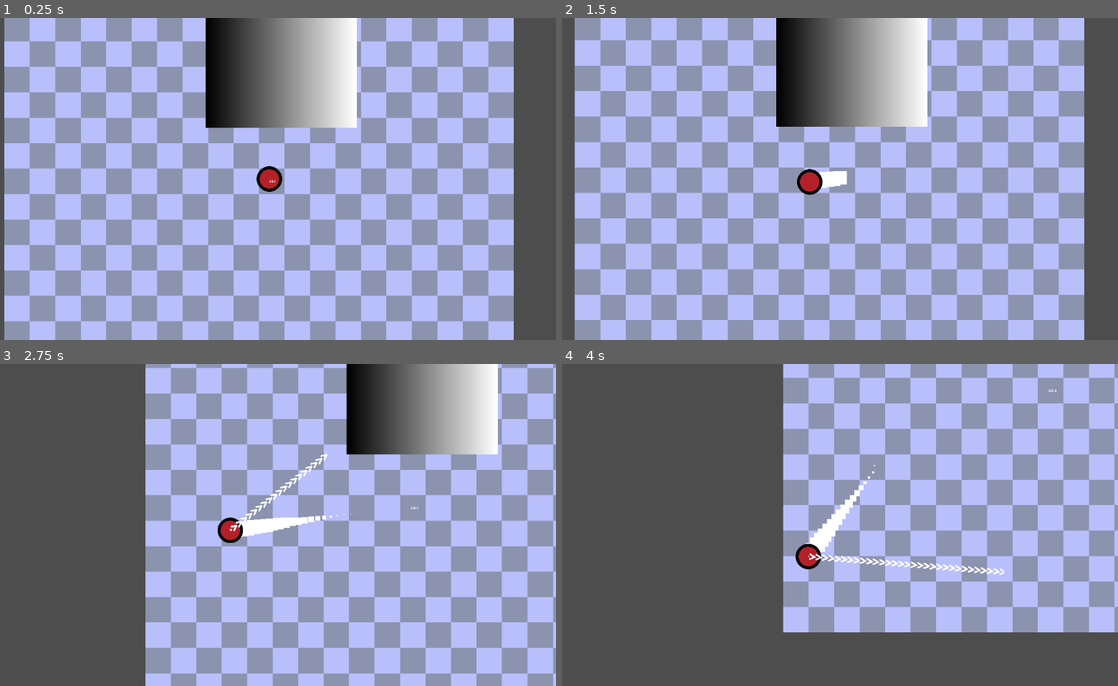
Above: before the commit, frames 1-4 (two rows, left to right).
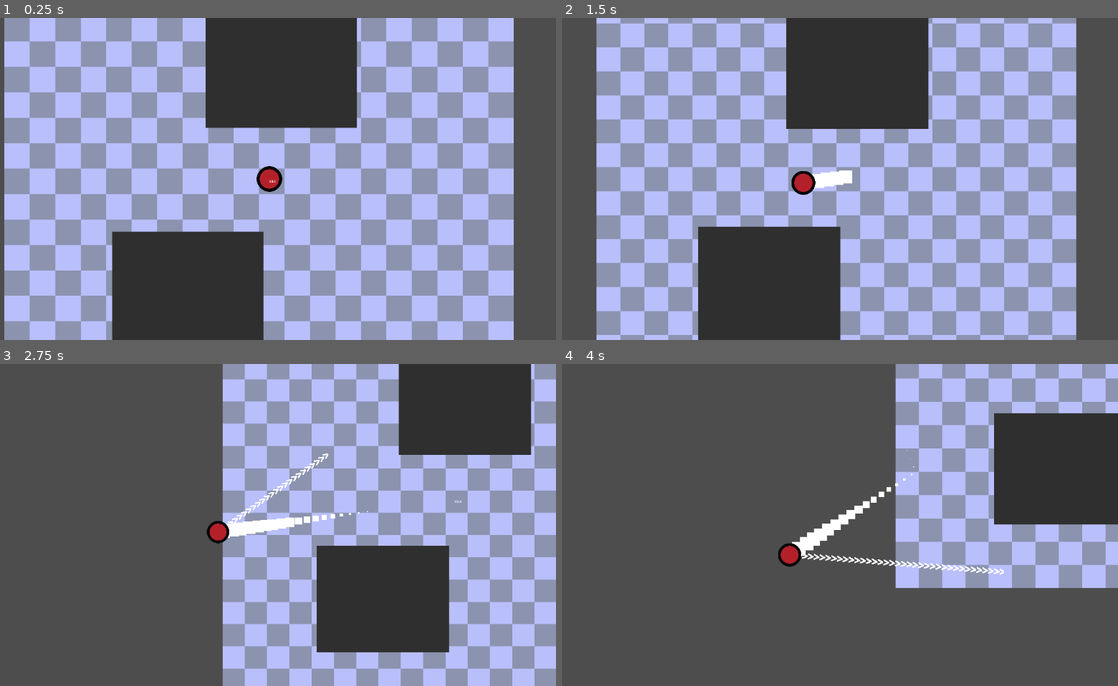
Above: after the commit, the same moments.

Repository: Iviv122/speed-demon
Game: Godot game, scene res://scenes/test.tscn
Same seed, same stepped clock (60 frames per second), same inputs: the game is played once before the commit and once after it.
Inputs (mouse positions are in pixels of both pictures, inside the frame that each line leads up to):
- Up to frame 1 (0.25 s): no input
- Up to frame 2 (1.5 s): tap Enter at 0.5 s; move the mouse to (956, 162) at 0.52 s; press the mouse at (956, 162) at 0.53 s; hold Right 0.53-1.28 s; move the mouse to (717, 195) at 1.27 s; release the mouse at (717, 195) at 1.28 s; hold Down from 1.28 s (still down); click (717, 195) at 1.35 s
- Up to frame 3 (2.75 s): move the mouse to (328, 454) at 2.02 s; release Down at 2.03 s; press the mouse at (328, 454) at 2.03 s; hold Right from 2.03 s (still down); tap Alt at 2.1 s
- Up to frame 4 (4 s): move the mouse to (801, 589) at 2.77 s; release Right at 2.78 s; release the mouse at (801, 589) at 2.78 s; hold Up 2.78-3.53 s; tap Shift at 2.85 s; click (801, 589) at 3.05 s; move the mouse to (1001, 573) at 3.52 s; press the mouse at (1001, 573) at 3.53 s; hold Left from 3.53 s (still down)

The runs differ from the first frame. In frame 1, 17% of the frame differs, in the area x 20-65%, y 0-100%; in frame 2, 51%; in frame 3, 53%, in the area x 26-100%, y 0-100%; in frame 4, 43%.

Commit message:
zoom effect

Diff:
--- a/assets/player.tscn
+++ b/assets/player.tscn
@@ -8,27 +8,22 @@
 [ext_resource type="Texture2D" uid="uid://bd7gash8wxtyo" path="res://raw_assets/sprites/arrow.png" id="5_nsdob"]
 [ext_resource type="Shader" uid="uid://da3yqgdmhuxu1" path="res://shaders/textureshift.gdshader" id="5_yceh7"]
 
-[sub_resource type="CircleShape2D" id="CircleShape2D_bl13t"]
-radius = 63.0
-
 [sub_resource type="ShaderMaterial" id="ShaderMaterial_uovkd"]
 shader = ExtResource("5_yceh7")
 shader_parameter/x_speed = -15.0
 shader_parameter/y_speed = 0.0
 
+[sub_resource type="CircleShape2D" id="CircleShape2D_bl13t"]
+radius = 63.0
+
 [node name="Player" type="CharacterBody2D" unique_id=660741308]
 script = ExtResource("1_insbl")
-speed = 1000.0
+speed = 1500.0
 collide_effect = ExtResource("2_yceh7")
+cam_zoom = Vector2(0.4, 0.4)
+speed_cam_zoom = Vector2(0.35, 0.35)
+zoom_speed = 0.2
 metadata/_custom_type_script = "uid://c722fksxqbexu"
-
-[node name="Trail" parent="." unique_id=379838340 instance=ExtResource("2_rug40")]
-
-[node name="Sprite2D" type="Sprite2D" parent="." unique_id=398371795]
-texture = ExtResource("3_mxi64")
-
-[node name="CollisionShape2D" type="CollisionShape2D" parent="." unique_id=955774077]
-shape = SubResource("CircleShape2D_bl13t")
 
 [node name="Line2D" type="Line2D" parent="." unique_id=453872024 node_paths=PackedStringArray("player")]
 texture_filter = 1
@@ -41,3 +36,11 @@
 script = ExtResource("5_mxi64")
 player = NodePath("..")
 metadata/_custom_type_script = "uid://di133u80lqh3"
+
+[node name="Trail" parent="." unique_id=379838340 instance=ExtResource("2_rug40")]
+
+[node name="Sprite2D" type="Sprite2D" parent="." unique_id=398371795]
+texture = ExtResource("3_mxi64")
+
+[node name="CollisionShape2D" type="CollisionShape2D" parent="." unique_id=955774077]
+shape = SubResource("CircleShape2D_bl13t")
--- a/objects/player/player_movement.gd
+++ b/objects/player/player_movement.gd
@@ -4,6 +4,11 @@
 @export var speed : float = 450
 @export var player_radius : float = 63
 @export var collide_effect : PackedScene
+@export var camera : Camera2D
+
+@export var cam_zoom : Vector2
+@export var speed_cam_zoom : Vector2
+@export var zoom_speed : float = 0.4
 
 signal died()
 
@@ -12,6 +17,8 @@
 
 var direction : Vector2 = Vector2(0,0)
 var pressed : bool = false
+
+var t : Tween
 
 func _ready():
 	Engine.time_scale = 1
@@ -35,10 +42,25 @@
 	died.emit()
 
 func turn_on() -> void:
+
+	if t:
+		t.kill()
+
+	t = get_tree().create_tween()
+	t.tween_property(camera,"zoom",speed_cam_zoom,zoom_speed)
+
 	start.emit()
 	Engine.time_scale = 0.3
 
 func turn_off() -> void:
+
+	if t:
+		t.kill()
+
+	t = get_tree().create_tween()
+	t.tween_property(camera,"zoom",cam_zoom,zoom_speed)
+
+
 	ended.emit()
 	Engine.time_scale = 1
 
--- a/scenes/test.tscn
+++ b/scenes/test.tscn
@@ -4,11 +4,14 @@
 [ext_resource type="Texture2D" uid="uid://b4il8cwkkmdf6" path="res://raw_assets/sprites/tilefloor.png" id="2_bl13t"]
 [ext_resource type="Script" uid="uid://b0cu5aqopu7qr" path="res://objects/ui/fpscounter.gd" id="4_74lek"]
 [ext_resource type="Script" uid="uid://wkuhl2e5xc" path="res://objects/camera/cam_follow.gd" id="4_j5jx5"]
+[ext_resource type="PackedScene" uid="uid://c4iesjw2jgk87" path="res://assets/collide_effect.tscn" id="5_j5jx5"]
 
 [sub_resource type="RectangleShape2D" id="RectangleShape2D_j5jx5"]
 size = Vector2(760, 612)
 
 [sub_resource type="Gradient" id="Gradient_j5jx5"]
+offsets = PackedFloat32Array(1)
+colors = PackedColorArray(0.18717614, 0.18717614, 0.18717614, 1)
 
 [sub_resource type="GradientTexture2D" id="GradientTexture2D_lpvoh"]
 gradient = SubResource("Gradient_j5jx5")
@@ -22,7 +25,8 @@
 region_enabled = true
 region_rect = Rect2(0, 0, 2560, 2560)
 
-[node name="Player" parent="." unique_id=660741308 instance=ExtResource("2_74lek")]
+[node name="Player" parent="." unique_id=660741308 node_paths=PackedStringArray("camera") instance=ExtResource("2_74lek")]
+camera = NodePath("../Camera2D")
 
 [node name="Camera2D" type="Camera2D" parent="." unique_id=1639635233 node_paths=PackedStringArray("target")]
 zoom = Vector2(0.4, 0.4)
@@ -37,6 +41,19 @@
 script = ExtResource("4_74lek")
 metadata/_custom_type_script = "uid://b0cu5aqopu7qr"
 
+[node name="StaticBody2D2" type="StaticBody2D" parent="." unique_id=732794801]
+position = Vector2(-410, 571)
+
+[node name="CollisionShape2D" type="CollisionShape2D" parent="StaticBody2D2" unique_id=864744839]
+shape = SubResource("RectangleShape2D_j5jx5")
+
+[node name="Sprite2D" type="Sprite2D" parent="StaticBody2D2" unique_id=1097429346]
+scale = Vector2(11.875, 9.5625)
+texture = SubResource("GradientTexture2D_lpvoh")
+
+[node name="CollideEffect" parent="StaticBody2D2" unique_id=1684433581 instance=ExtResource("5_j5jx5")]
+position = Vector2(-2996, 397)
+
 [node name="StaticBody2D" type="StaticBody2D" parent="." unique_id=1018393007]
 position = Vector2(59, -563)
 
@@ -47,6 +64,9 @@
 scale = Vector2(11.875, 9.5625)
 texture = SubResource("GradientTexture2D_lpvoh")
 
+[node name="CollideEffect" parent="StaticBody2D" unique_id=2078960060 instance=ExtResource("5_j5jx5")]
+position = Vector2(-2996, 397)
+
 [node name="TextureProgressBar" type="TextureProgressBar" parent="." unique_id=243650465]
 offset_right = 40.0
 offset_bottom = 40.0
